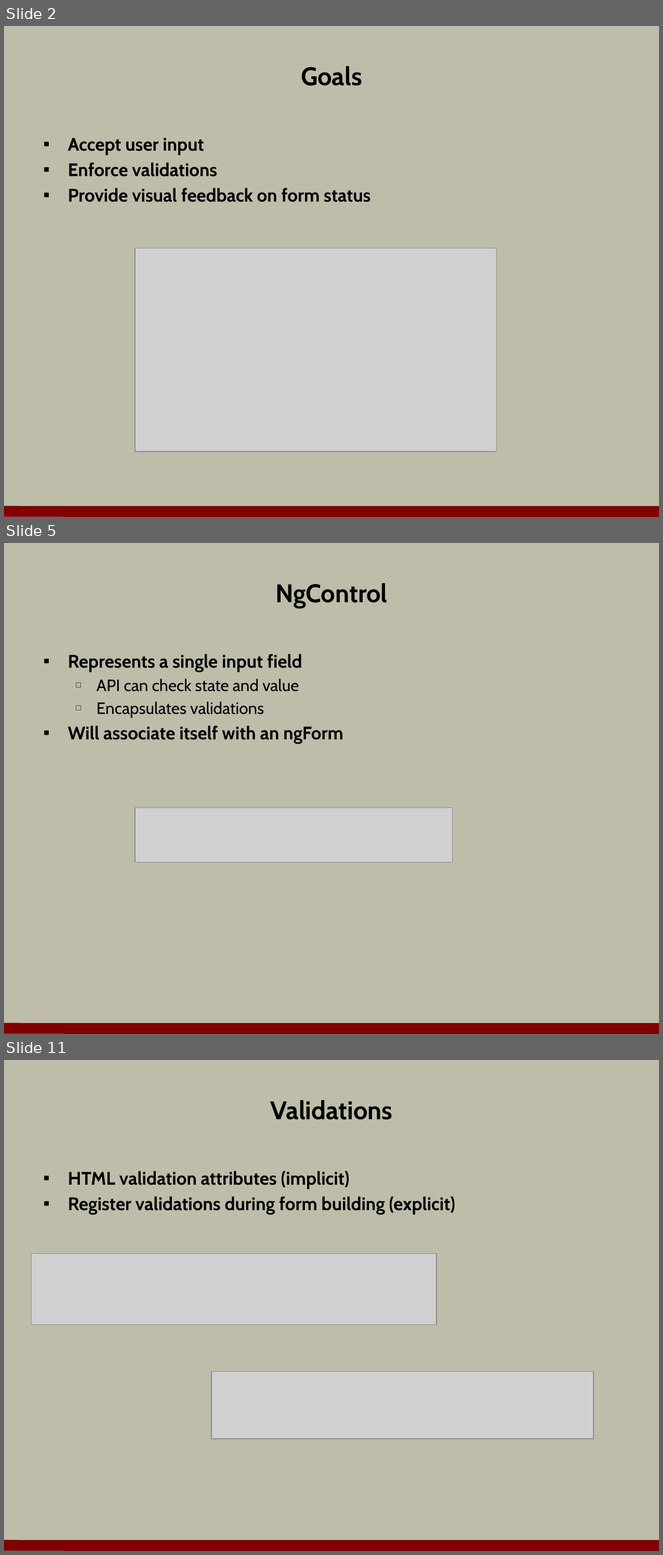
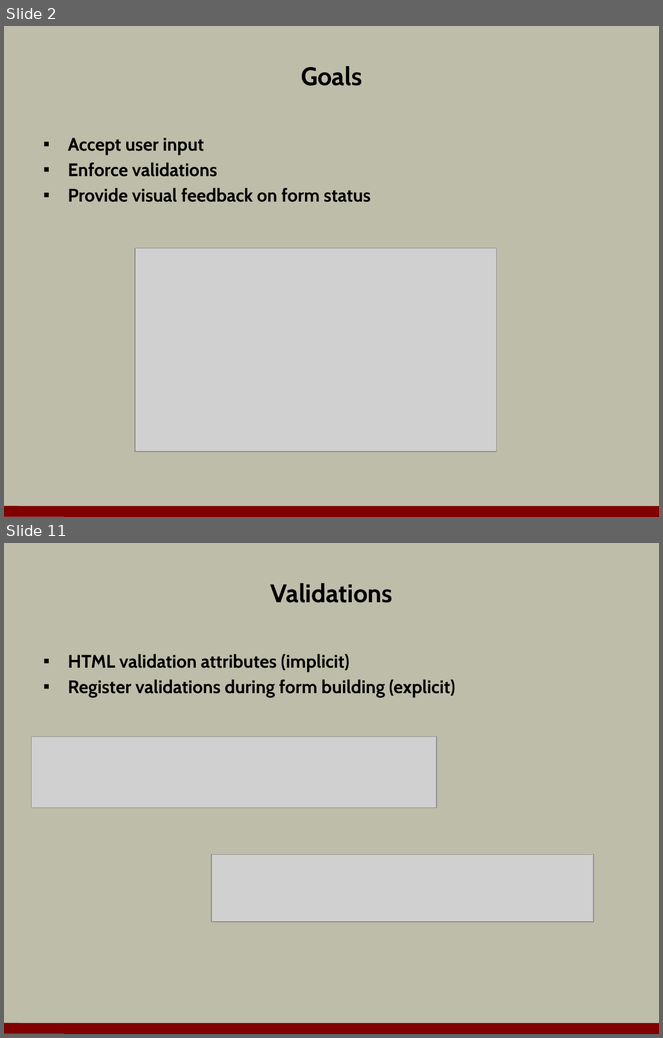
Before and after one commit to OdeToCode/classes, a slide deck: angular2/slides/06_forms.pptx. Shown one above the other, each under a label of ours: slides 2, 5 and 11 before the commit, slides 2 and 11 after it; the slides between them are not shown. The pictures are 663x1555 and 663x1038 pixels, drawn with LibreOffice and Linux fonts; fonts in the diff are those of the drawing; grey boxes stand for pictures; background and template pictures are left out. Boxes give left, top, right and bottom in pixels: in the first picture for what was removed or moved away, otherwise in the second. Text is boxed around its words. In the diff, an @@ line names an element or a change of style, - is before the commit and + after.

```diff
--- a/angular2/slides/06_forms.pptx
+++ b/angular2/slides/06_forms.pptx
@@ slide 5 removed at [4, 543, 659, 1034], background #BDBDA9; not listed: 1 template element that a slide beside it also shows @@
@@ title removed at [275, 583, 387, 608] @@
-NgControl
@@ text removed at [68, 654, 344, 744] @@
-▪ Represents a single input field
-  □ API can check state and value
-  □ Encapsulates validations
-▪ Will associate itself with an ngForm
@@ picture removed at [135, 808, 452, 862] @@
```
Also in this commit, not shown: 3 slides changed, 7 slides added, 8 other slides removed.
